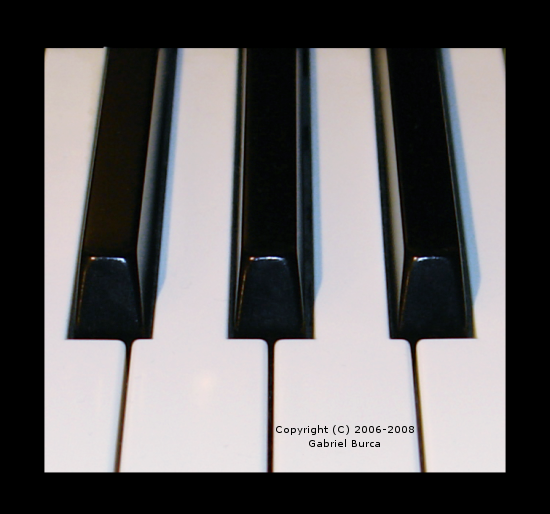
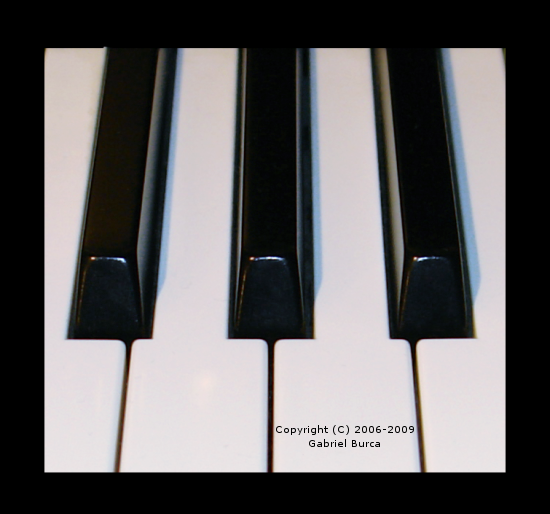
Comparing the layer stacks of the two 550×514 images. Changes:
renamed "Copyright (C) 2006-2008 ..." to "Copyright (C) 2006-2009 ...", painted on it over [409, 426, 414, 433]
